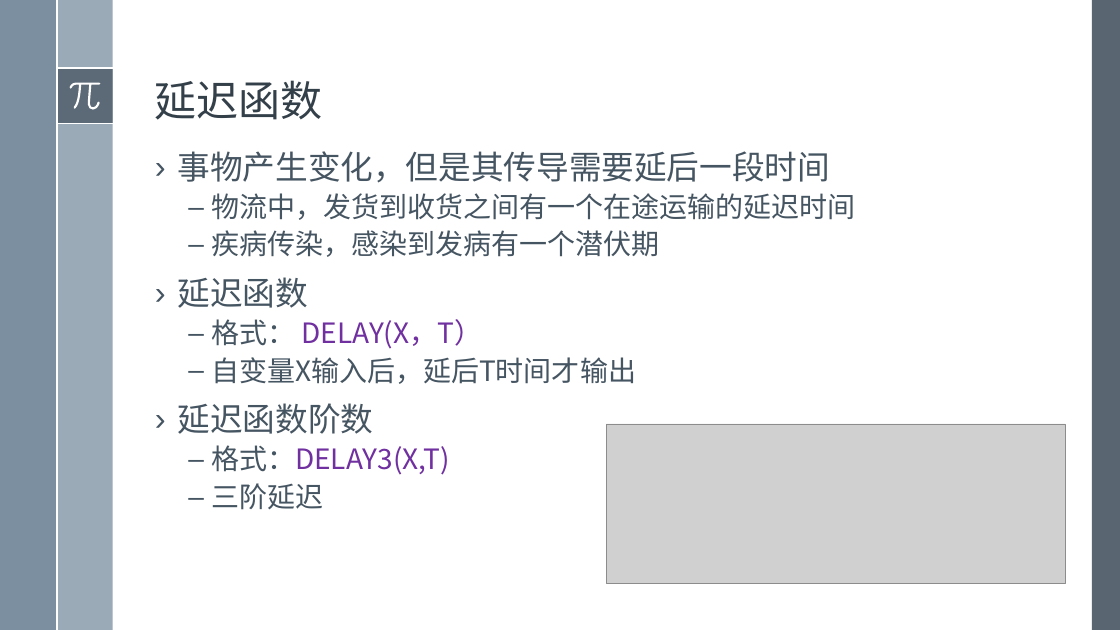
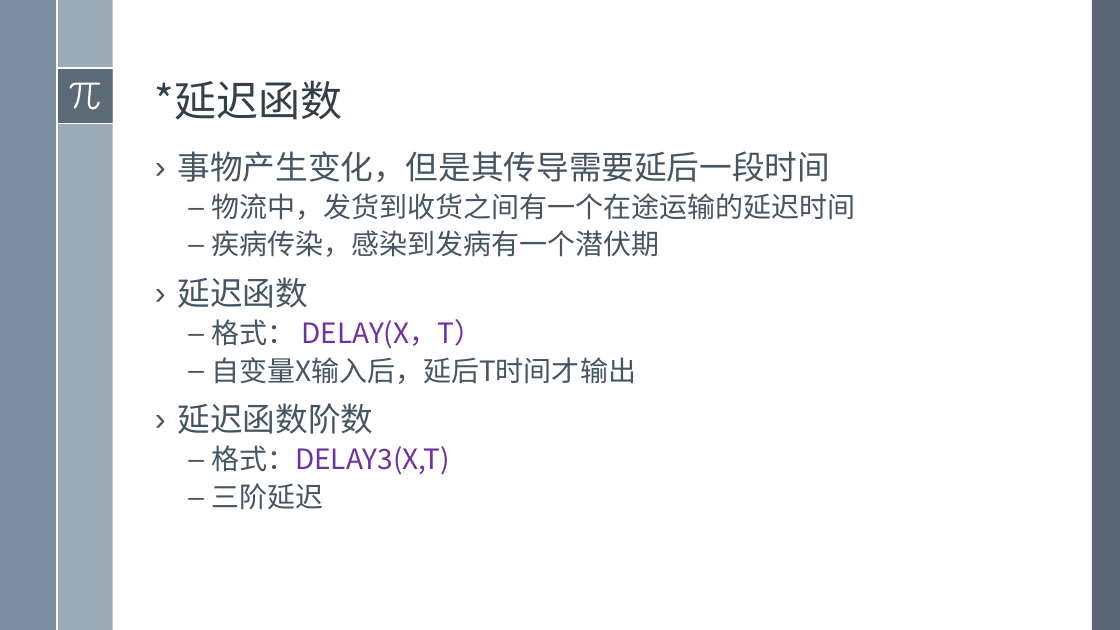
Before and after one commit to exoplanetX/SystemDynamics, a slide deck: slide 14 of 2019系统仿真-4-动态函数.pptx. Drawn at 1120x630 pixels with LibreOffice and Linux fonts; fonts in the diff are those of the drawing; grey boxes stand for pictures. Boxes give left, top, right and bottom in pixels: in the first picture for what was removed or moved away, otherwise in the second. Text is boxed around its words. In the diff, an @@ line names an element or a change of style, - is before the commit and + after.

```diff
--- a/2019系统仿真-4-动态函数.pptx
+++ b/2019系统仿真-4-动态函数.pptx
@@ title at [155,80,343,120]: text changed @@
-延迟函数
+*延迟函数
@@ picture removed at [607,424,1065,584] @@
```
Also in this commit, not shown: 9 other slides changed, 2 slides removed.
